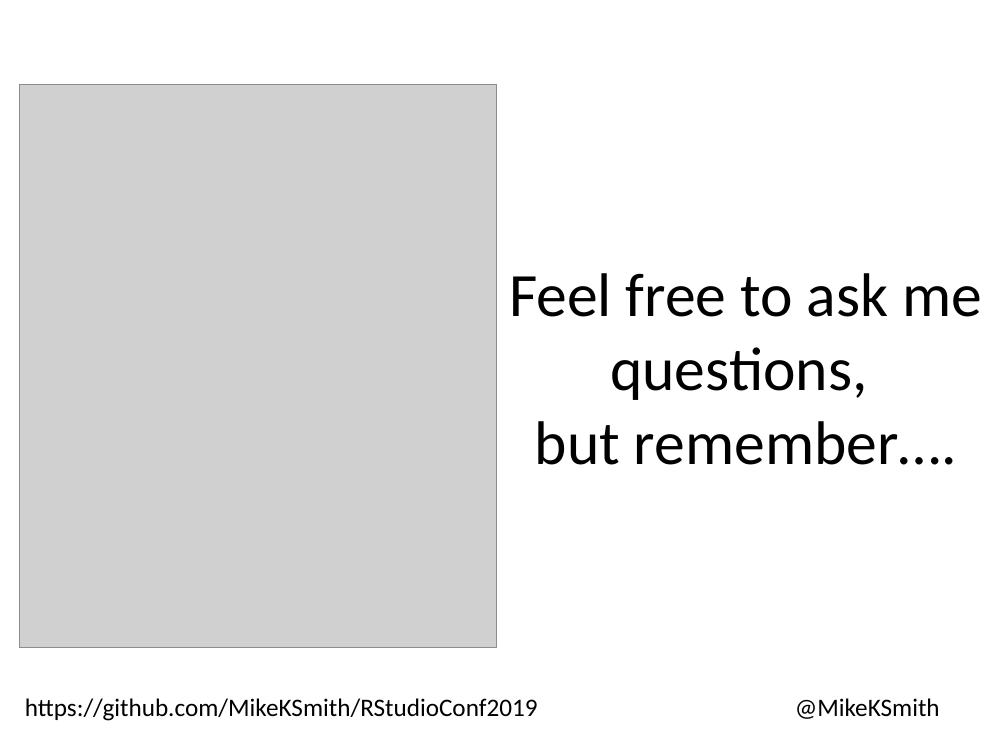
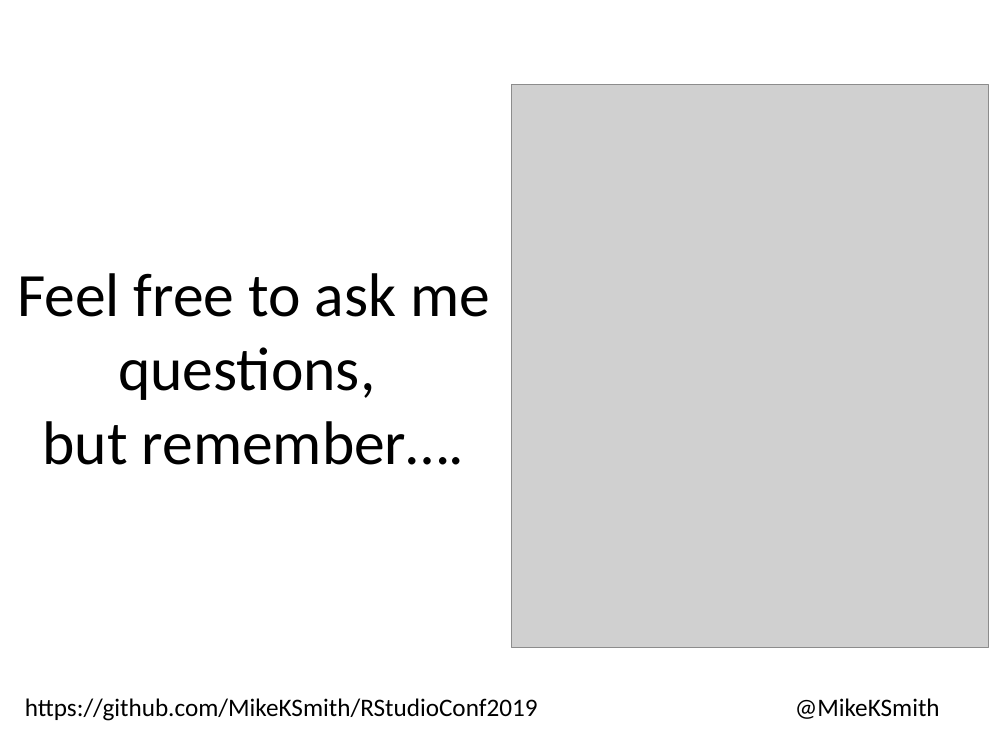
Before and after one commit to MikeKSmith/RStudioConf2019, a slide deck: slide 31 of The lazy and easily distracted report writer.pptx. Drawn at 1008x756 pixels with LibreOffice and Linux fonts; fonts in the diff are those of the drawing; grey boxes stand for pictures. Boxes give left, top, right and bottom in pixels: in the first picture for what was removed or moved away, otherwise in the second. Text is boxed around its words. In the diff, an @@ line names an element or a change of style, - is before the commit and + after.

```diff
--- a/The lazy and easily distracted report writer.pptx
+++ b/The lazy and easily distracted report writer.pptx
@@ title "Feel free to ask me ..." moved from (x1=509, y1=273, x2=982, y2=465) to (x1=17, y1=273, x2=490, y2=465) @@
@@ picture moved from (x1=20, y1=85, x2=496, y2=647) to (x1=512, y1=85, x2=988, y2=647) @@
```
Also in this commit, not shown: 5 other slides changed, 2 other files.
